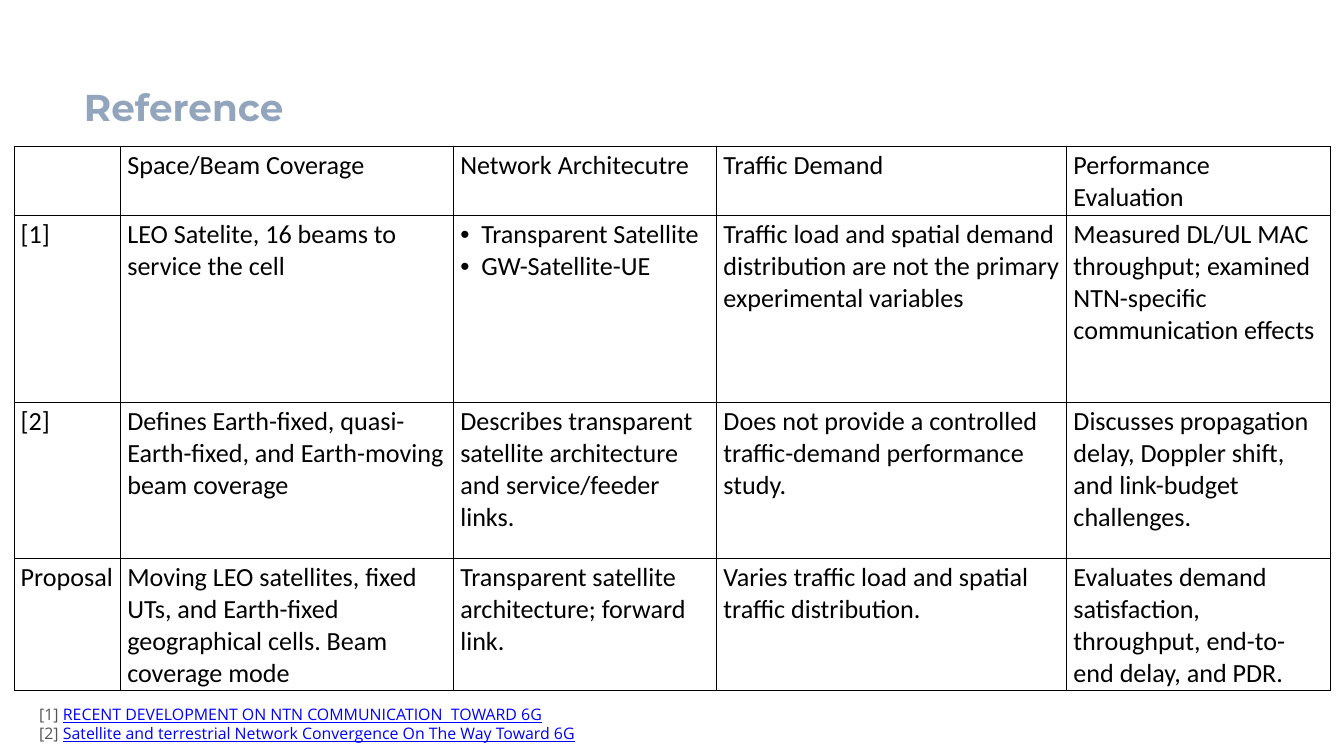
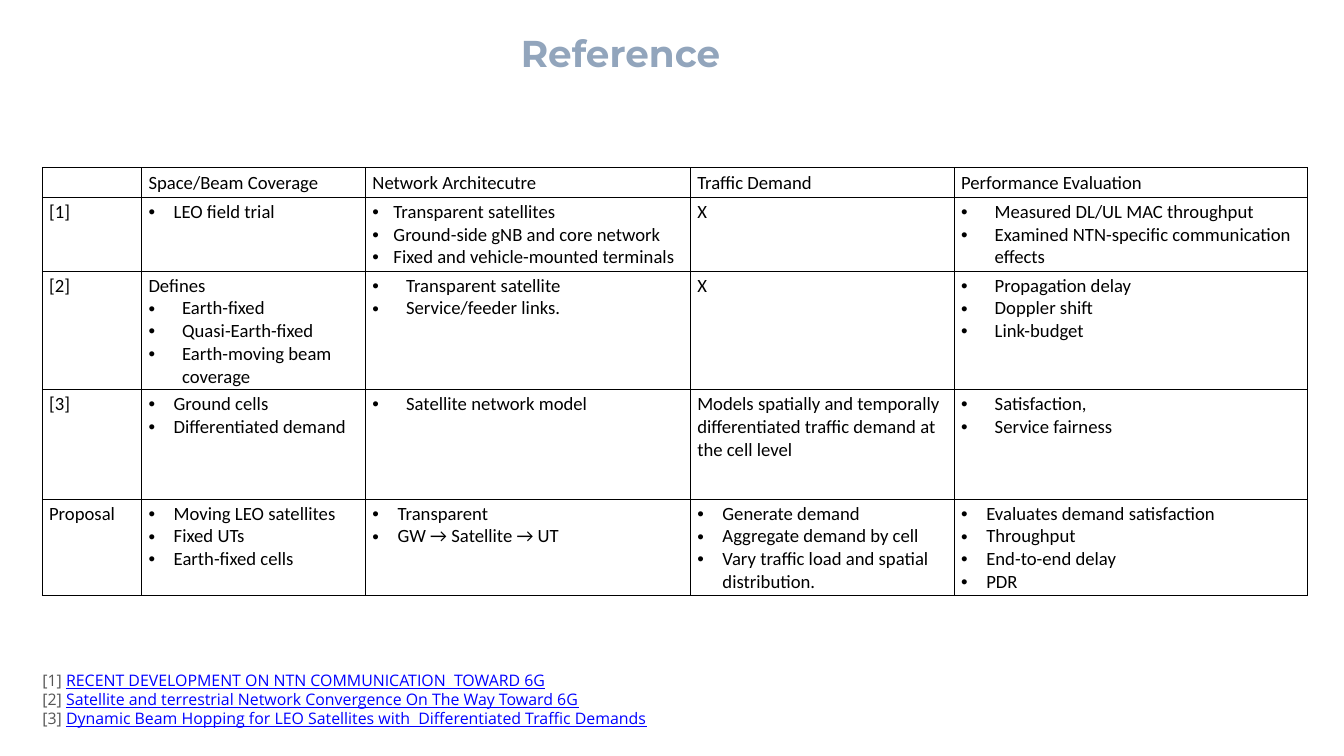
Before and after one commit to yuru1231/MWN-2026-M11502215-Lucy, a slide deck: slide 6 of A1-background/slides/MWN.pptx (slide 7 before the commit). Drawn at 1344x756 pixels with LibreOffice and Linux fonts; fonts in the diff are those of the drawing; background and template pictures are left out. Boxes give left, top, right and bottom in pixels: in the first picture for what was removed or moved away, otherwise in the second. Text is boxed around its words. In the diff, an @@ line names an element or a change of style, - is before the commit and + after.

```diff
--- a/A1-background/slides/MWN.pptx
+++ b/A1-background/slides/MWN.pptx
@@ text "Reference": place and size @@
-text "Reference" at <box>84,93,283,121</box>
+text "Reference" at <box>521,39,720,67</box>
@@ table at <box>42,168,1307,595</box> @@
-row 2: [1] | LEO Satelite, 16 beams to service the cell | Transparent Satellite / GW-Satellite-UE | Traffic load and spatial demand distribution are not the primary experimental variables | Measured DL/UL MAC throughput; examined NTN-specific communication effects
-row 3: [2] | Defines Earth-fixed, quasi-Earth-fixed, and Earth-moving beam coverage | Describes transparent satellite architecture and service/feeder links. | Does not provide a controlled traffic-demand performance study. | Discusses propagation delay, Doppler shift, and link-budget challenges.
-row 4: Proposal | Moving LEO satellites, fixed UTs, and Earth-fixed geographical cells. Beam coverage mode | Transparent satellite architecture; forward link. | Varies traffic load and spatial traffic distribution. | Evaluates demand satisfaction, throughput, end-to-end delay, and PDR.
+row 2: [1] | LEO field trial | Transparent satellites / Ground-side gNB and core network / Fixed and vehicle-mounted terminals | X | Measured DL/UL MAC throughput / Examined NTN-specific communication effects
+row 3: [2] | Defines / Earth-fixed / Quasi-Earth-fixed / Earth-moving beam coverage | Transparent satellite / Service/feeder links. | X | Propagation delay / Doppler shift / Link-budget
+row 4: [3] | Ground cells / Differentiated demand | Satellite network model | Models spatially and temporally differentiated traffic demand at the cell level | Satisfaction, / Service fairness
+row 5: Proposal | Moving LEO satellites / Fixed UTs / Earth-fixed cells | Transparent / GW → Satellite → UT | Generate demand / Aggregate demand by cell / Vary traffic load and spatial distribution. | Evaluates demand satisfaction / Throughput / End-to-end delay / PDR
@@ table: place and size @@
-table at <box>14,146,1331,691</box>
+table at <box>42,168,1307,595</box>
@@ text "[1] RECENT DEVELOPMENT ON NTN ...": place and size @@
-text "[1] RECENT DEVELOPMENT ON NTN ..." at <box>39,708,575,743</box>
+text "[1] RECENT DEVELOPMENT ON NTN ..." at <box>42,674,646,728</box>
@@ text at <box>42,712,646,728</box>: paragraph added @@
+[3] Dynamic Beam Hopping for LEO Satellites with Differentiated Traffic Demands
```
Also in this commit, not shown: 3 other slides changed, 5 slides added, 4 slides removed, 4 other files.
